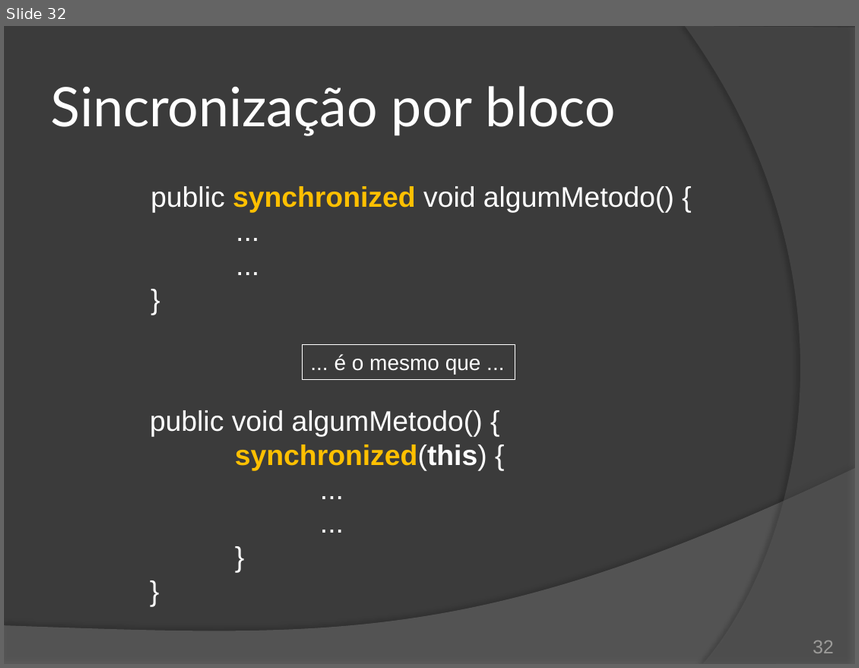
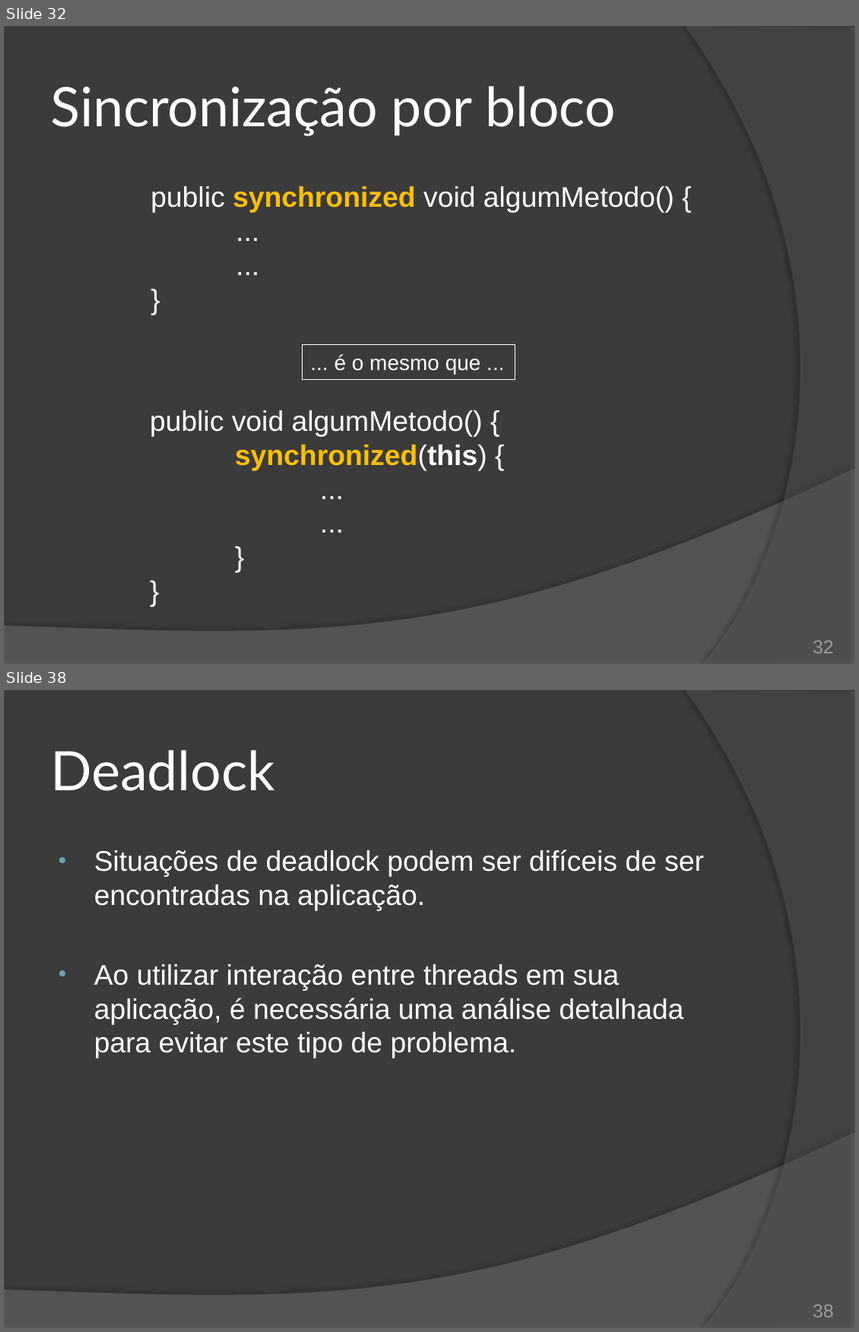
Before and after one commit to duchesqui/slzvieira-training, a slide deck: 2-Java-Programmer-Modulo-II/14.Capitulo08.pptx. Shown one above the other, each under a label of ours: slide 32 before the commit, slides 32 and 38 after it; the slides between them are not shown. The pictures are 859x668 and 859x1332 pixels, drawn with LibreOffice and Linux fonts; fonts in the diff are those of the drawing. Boxes give left, top, right and bottom in pixels: in the first picture for what was removed or moved away, otherwise in the second. Text is boxed around its words. In the diff, an @@ line names an element or a change of style, - is before the commit and + after.

Commit message:
Slides final do capítulo 8 - Threads.

```diff
--- a/2-Java-Programmer-Modulo-II/14.Capitulo08.pptx
+++ b/2-Java-Programmer-Modulo-II/14.Capitulo08.pptx
@@ slide 38 added at [4,690,855,1328], background #3B3B3B; not listed: 2 template elements that a slide beside it also shows @@
@@ title added at [51,750,275,791], 46 pt, text #FFFFFF @@
+Deadlock
@@ text added at [94,850,704,1059], 24 pt, text #FFFFFF @@
+• Situações de deadlock podem ser difíceis de ser encontradas na aplicação.
+• Ao utilizar interação entre threads em sua aplicação, é necessária uma análise detalhada para evitar este tipo de problema.
@@ page number added at [813,1305,834,1318], 16 pt, text #9D9B9A @@
+38
```
Also in this commit, not shown: 1 slide changed, 4 other slides added, 1 slide removed, 5 other files.
